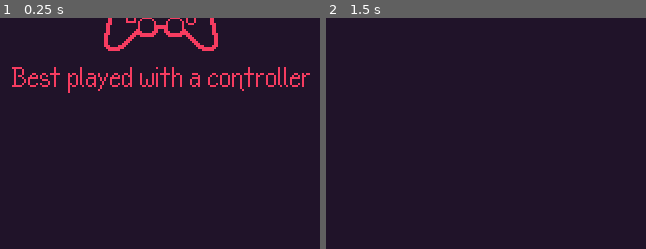
Above: before the commit, frames 1-2 (left to right).
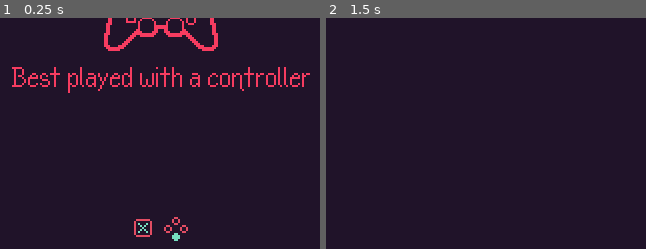
Above: after the commit, the same moments.

Repository: VincentBorchardt/tales-from-the-astral-lighthouse--konig-s-ascent
Game: Godot game, scene res://Scenes/Intro/intro_scene.tscn
Same seed, same stepped clock (60 frames per second), same inputs: the game is played once before the commit and once after it. This scene is started directly instead of the project's main scene. Sound files missing from this copy of the repository are replaced by a short silence.
Inputs:
- Up to frame 1 (0.25 s): no input
- Up to frame 2 (1.5 s): tap Enter at 0.5 s; hold Right (move_right) 0.53-1.28 s; hold X (advance_text) 0.53-1.28 s; tap Space at 1.25 s; hold Down (move_down) from 1.28 s (still down); tap Z (attack) at 1.35 s
The pictures show only the part of the screen within x 25-75%, y 45-95%; the shares and areas given below are measured in that part.

The runs differ from the first frame. In frame 1, 0.4% of the frame differs, in the area x 41-59%, y 86-97%; in frame 2, nothing differs.

Commit message:
Some new assets
Mostly button-based--tomorrow is options screen and pause screen

Diff:
--- a/Scenes/Intro/intro_scene.tscn
+++ b/Scenes/Intro/intro_scene.tscn
@@ -42,7 +42,7 @@
 [ext_resource type="Texture2D" uid="uid://dvjs4i14x7tqf" path="res://Assets/Art/Intro/Titles 2/KonigAscent_title_MAIN16.png" id="40_l5qq1"]
 [ext_resource type="AudioStream" uid="uid://qh5vbdb4d6xf" path="res://Assets/Audio/Music/IntroTheme_wip2.mp3" id="41_1db4j"]
 [ext_resource type="PackedScene" uid="uid://bq2rtmcb8el5w" path="res://Scenes/Intro/title_screen.tscn" id="42_8df33"]
-[ext_resource type="Texture2D" uid="uid://d00ymtcq36111" path="res://Assets/Art/Intro/Controller_Screen.png" id="43_16jwr"]
+[ext_resource type="Texture2D" uid="uid://cx7sui0eqqg2g" path="res://Assets/Art/Intro/Controller_Screen_w_interactions.png" id="43_16jwr"]
 
 [sub_resource type="Animation" id="Animation_y1jjb"]
 length = 0.001
Binary file added: Assets/Art/Intro/Controller_Screen_w_interactions.png
Not shown, added: Assets/Art/Intro/Controller_Screen_w_interactions.png.import
Binary file added: Assets/Art/UI/UI_Interact_Controller.png
Not shown, added: Assets/Art/UI/UI_Interact_Controller.png.import
Binary file added: Assets/Art/UI/UI_Interact_Keyb.png
Not shown, added: Assets/Art/UI/UI_Interact_Keyb.png.import
Binary file added: Assets/Art/UI/UI_Punch_Controller.png
Not shown, added: Assets/Art/UI/UI_Punch_Controller.png.import
Binary file added: Assets/Art/UI/UI_Punch_Keyb.png
Not shown, added: Assets/Art/UI/UI_Punch_Keyb.png.import
Not shown, changed: export_presets.cfg
